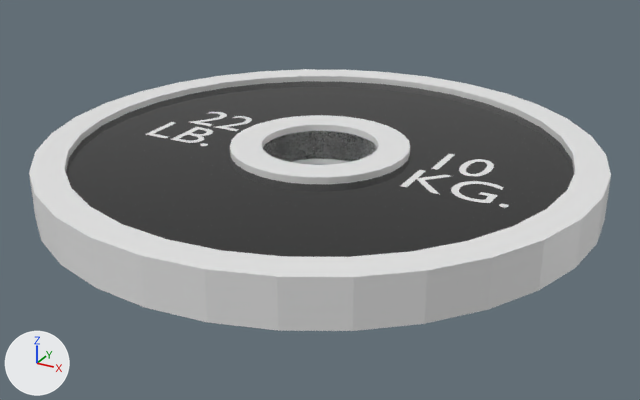
The FBX model Assets/Plate10.fbx as it was, and as the next commit left it.
Rendered twice from a camera (50 mm lens) standing at (4.48, -8.15, 3.64) and looking at (0.08, -0.14, -0.37). Every picture has the same lights, and +X, +Y and +Z are marked at lower left. The older version comes first.
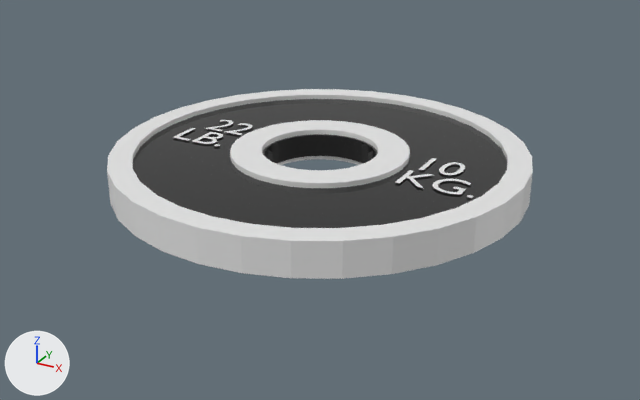
Where the change shows, as pixel boxes (x1, y1, x2, y2) in the pictures (640 x 400 px; the box of a moved part takes in the faces that stretch with it):
'Cylinder.003', rescaled (27% narrower, 27% shorter): before (29, 69, 611, 331); after (107, 89, 533, 279)
'Cylinder.001', reshaped, rescaled (26% narrower, 27% shorter): before (66, 81, 574, 257); after (133, 99, 507, 228)
'Cylinder.002', rescaled: before (230, 115, 410, 184); after (230, 120, 410, 188)
'Text', moved, rescaled (28% narrower, 25% shorter): before (400, 154, 508, 208); after (396, 158, 474, 198)
'Text.001', moved, rescaled (24% narrower, 23% shorter): before (146, 112, 252, 146); after (173, 120, 253, 146)
part 1 of me_cylinder_001, moved or reshaped: before (66, 82, 574, 257); after (133, 99, 507, 228)

The change, as a diff of the scene's bpy script:
```diff
--- a/Assets/Plate10.fbx.py
+++ b/Assets/Plate10.fbx.py
@@ me_cylinder_001 @@
 # used by ob_cylinder_001; location = (0.0, 0.0, 0.0); scale = (3.0, 3.0, 0.25)
-me_cylinder_001.from_pydata(...)  # 256 vertices, 228 faces; spans x -0.99..0.99, y -0.99..0.99, z -0.91..0.91
+me_cylinder_001.from_pydata(...)  # 260 vertices, 228 faces; spans x -0.99..0.99, y -0.99..0.99, z -0.91..0.91
+# me_cylinder_001 part 1
+# 62 vertices are removed from x -0.22..0.22, y -0.22..0.22, z -0.72..0.69
+# 36 faces are deleted
+# 2 vertices move from x 0.04..0.21, y -0.04..0.21, z -0.72..0.69 to x -0.05..0.2, y 0.2..0.27, z -0.72..0.69
+# 35 vertices are added at x -0.28..0.28, y -0.28..0.28, z -0.72..0.69
+# 31 new vertices lie (0.0, 0.0, 1.41) away from vertices in x -0.28..0.28, y -0.28..0.28, z -0.72
+# 36 new faces join them
 me_cylinder_001.materials.append(mat_black_latex)
@@ ob_cylinder_003 @@
 ob_cylinder_003.location = (0.0, 0.0, 0.0)
-ob_cylinder_003.scale = (3.1, 3.1, 0.25)
+ob_cylinder_003.scale = (2.33, 2.33, 0.188)
@@ ob_cylinder_002 @@
 ob_cylinder_002.location = (0.0, 0.0, 0.0)
-ob_cylinder_002.scale = (1.0, 1.0, 0.25)
+ob_cylinder_002.scale = (1.0, 1.0, 0.188)
@@ ob_text @@
 ob_text = bpy.data.objects.new('Text', me_text)
-ob_text.location = (1.15, 0.0, 0.174)
+ob_text.location = (1.05, 0.0, 0.145)
+ob_text.scale = (0.75, 0.75, 1.0)
@@ ob_text_001 @@
 ob_text_001 = bpy.data.objects.new('Text.001', me_text_001)
-ob_text_001.location = (-1.15, 0.0, 0.174)
+ob_text_001.location = (-1.079, 0.0, 0.145)
+ob_text_001.scale = (0.75, 0.75, 1.0)
@@ ob_cylinder_001 @@
 ob_cylinder_001.location = (0.0, 0.0, 0.0)
-ob_cylinder_001.scale = (3.0, 3.0, 0.25)
+ob_cylinder_001.scale = (2.25, 2.25, 0.188)
```
